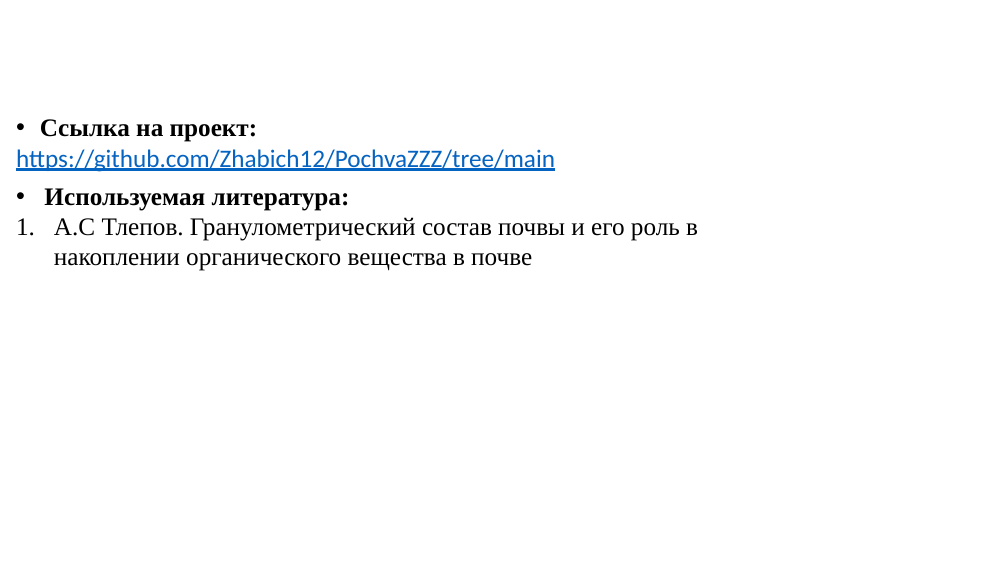
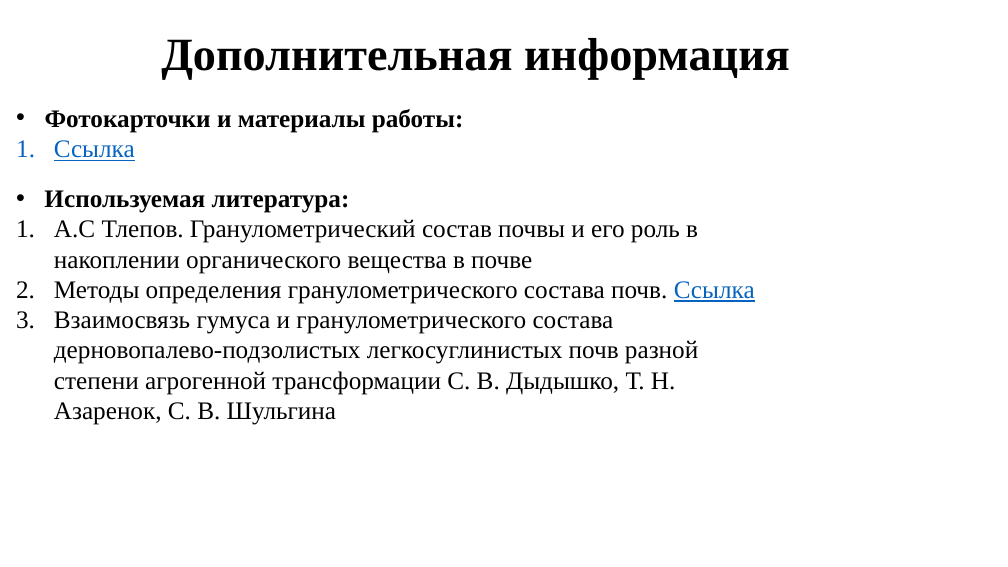
Before and after one commit to Zhabich12/PochvaZZZ, a slide deck: slide 8 of презентация PochaZZZ.pptx. Drawn at 1008x567 pixels with LibreOffice and Linux fonts; fonts in the diff are those of the drawing. Boxes give left, top, right and bottom in pixels: in the first picture for what was removed or moved away, otherwise in the second. Text is boxed around its words. In the diff, an @@ line names an element or a change of style, - is before the commit and + after.

```diff
--- a/презентация PochaZZZ.pptx
+++ b/презентация PochaZZZ.pptx
@@ text added at [161,38,790,80], 44 pt, text #000000, bold @@
+Дополнительная информация
@@ text removed at [16,119,555,172] @@
-• Ссылка на проект:
-https://github.com/Zhabich12/PochvaZZZ/tree/main
@@ text added at [45,109,464,161], 24 pt, text #000000, bold @@
+• Фотокарточки и материалы работы:
+1. Ссылка
@@ text at [54,281,755,395]: paragraphs added @@
+2. Методы определения гранулометрического состава почв. Ссылка
+3. Взаимосвязь гумуса и гранулометрического состава дерновопалево-подзолистых легкосуглинистых почв разной степени агрогенной трансформации С. В. Дыдышко, Т. Н. Азаренок, С. В. Шульгина
```
Also in this commit, not shown: 2 other slides changed, 2 slides added, 2 slides removed, 2 other files.
